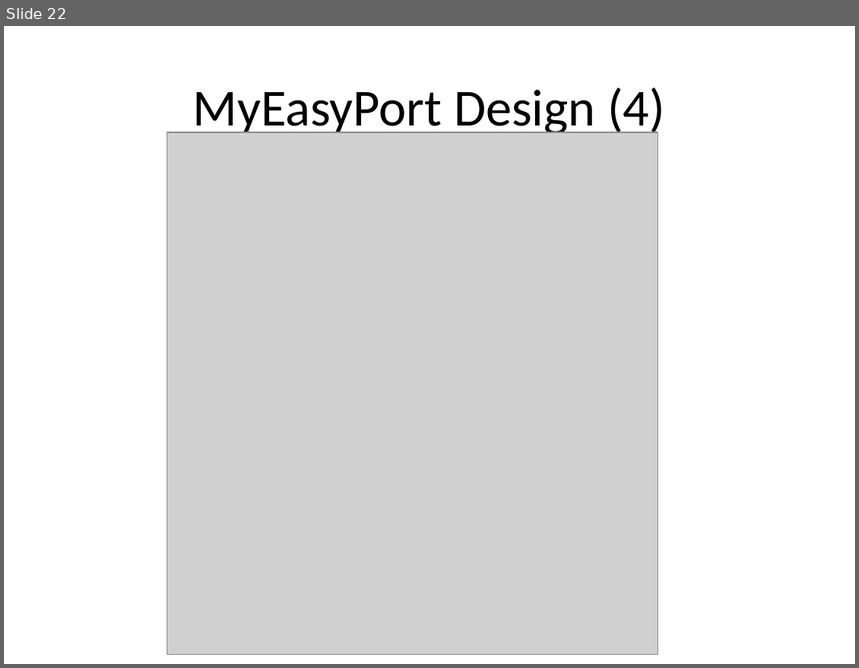
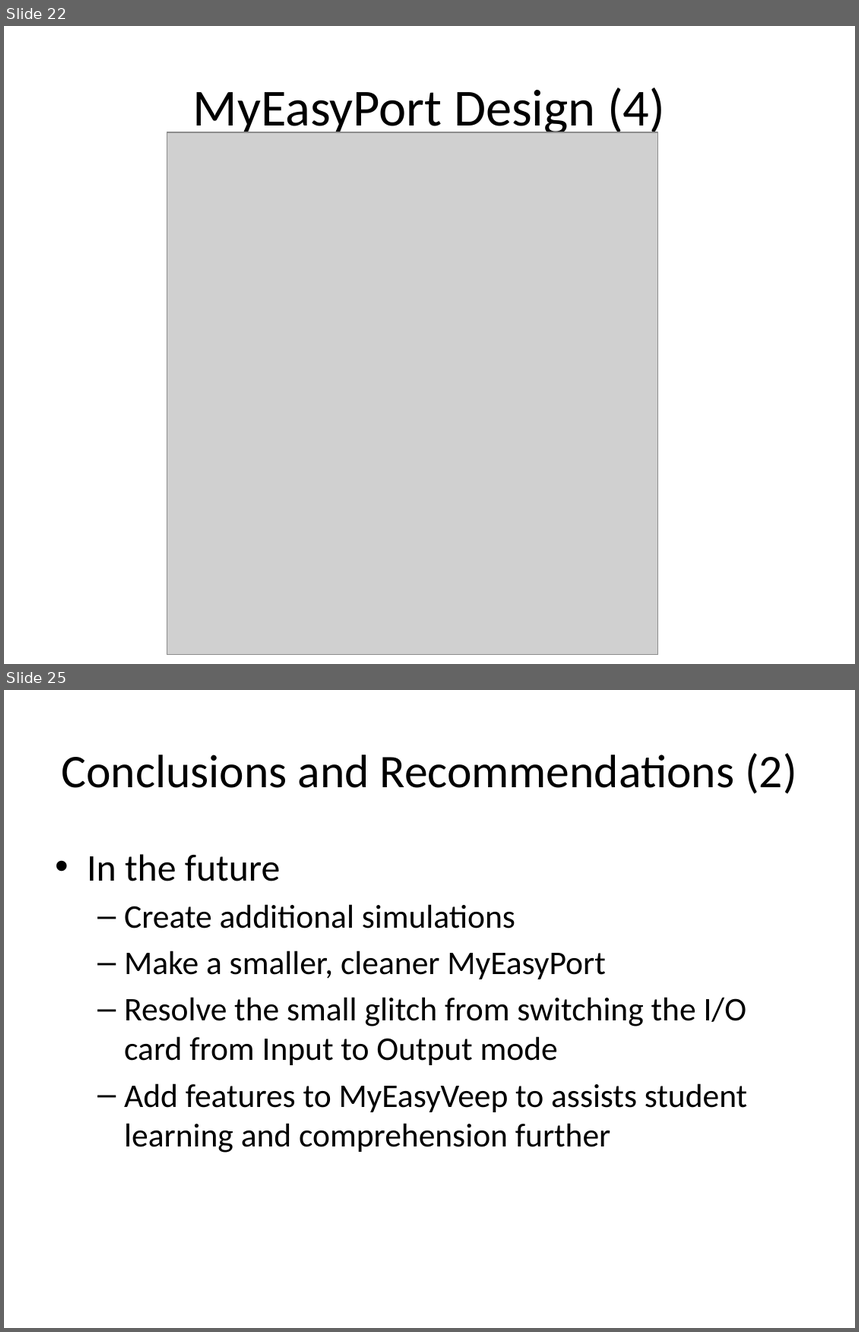
Before and after one commit to benjaminob6/GRP, a slide deck: docs/presentation/Defense.pptx. Shown one above the other, each under a label of ours: slide 22 before the commit, slides 22 and 25 after it; the slides between them are not shown. The pictures are 859x668 and 859x1332 pixels, drawn with LibreOffice and Linux fonts; fonts in the diff are those of the drawing; grey boxes stand for pictures. Boxes give left, top, right and bottom in pixels: in the first picture for what was removed or moved away, otherwise in the second. Text is boxed around its words. In the diff, an @@ line names an element or a change of style, - is before the commit and + after.

```diff
--- a/docs/presentation/Defense.pptx
+++ b/docs/presentation/Defense.pptx
@@ slide 25 added at (4, 690, 855, 1328), background #FFFFFF @@
@@ title added at (61, 753, 797, 794), 39.6 pt, text #000000 @@
+Conclusions and Recommendations (2)
@@ text added at (87, 854, 747, 1153), 28 pt, text #000000 @@
+• In the future
+  – Create additional simulations
+  – Make a smaller, cleaner MyEasyPort
+  – Resolve the small glitch from switching the I/O card from Input to Output mode
+  – Add features to MyEasyVeep to assists student learning and comprehension further
```
Also in this commit, not shown: 4 other slides added, 1 other file.
